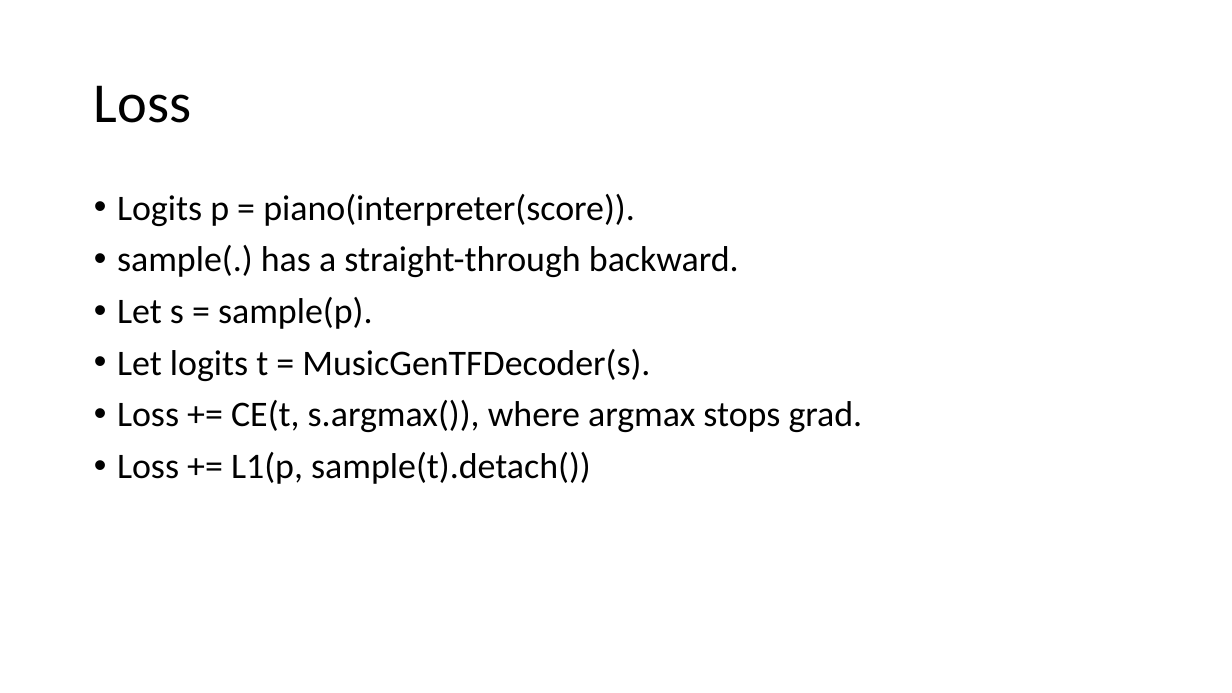
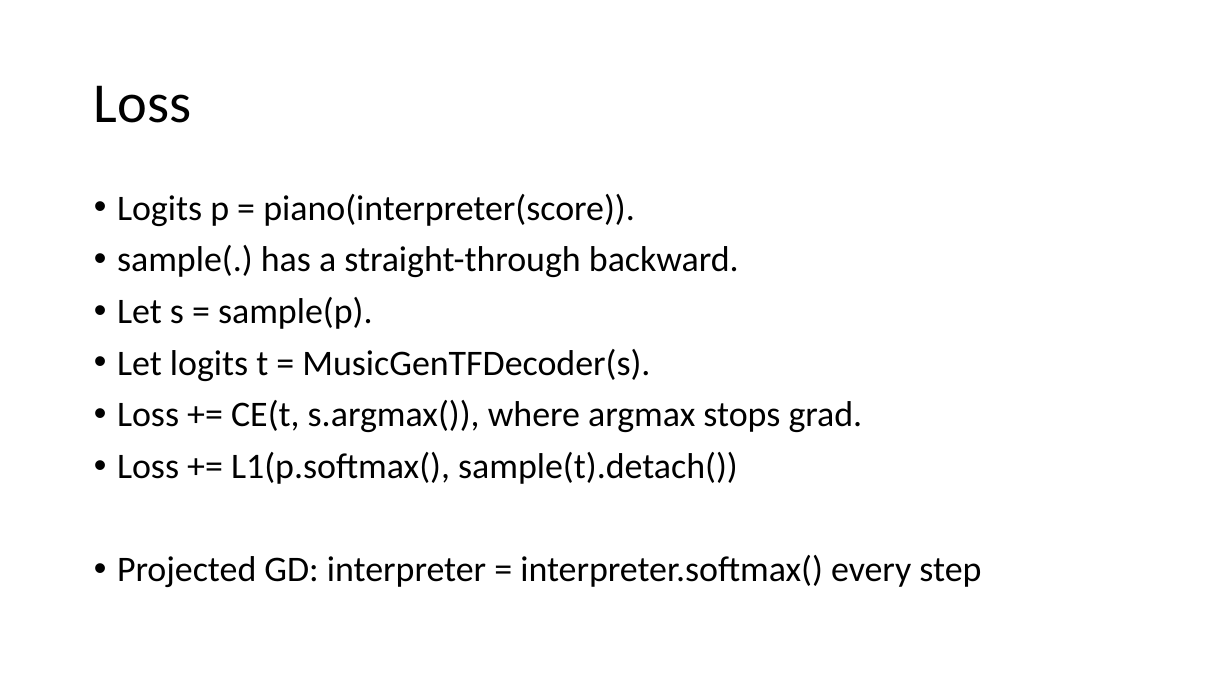
Before and after one commit to Daniel-Chin/Unsupervised-Symbolic-Music-Decipher, a slide deck: slide 3 of notes/2024_04_30_notes.pptx. Drawn at 1232x693 pixels with LibreOffice and Linux fonts; fonts in the diff are those of the drawing. Boxes give left, top, right and bottom in pixels: in the first picture for what was removed or moved away, otherwise in the second. Text is boxed around its words. In the diff, an @@ line names an element or a change of style, - is before the commit and + after.

```diff
--- a/notes/2024_04_30_notes.pptx
+++ b/notes/2024_04_30_notes.pptx
@@ text at [117, 452, 981, 587]: text changed @@
-• Loss += L1(p, sample(t).detach())
+• Loss += L1(p.softmax(), sample(t).detach())
+• Projected GD: interpreter = interpreter.softmax() every step
```
Also in this commit, not shown: 1 other file.
